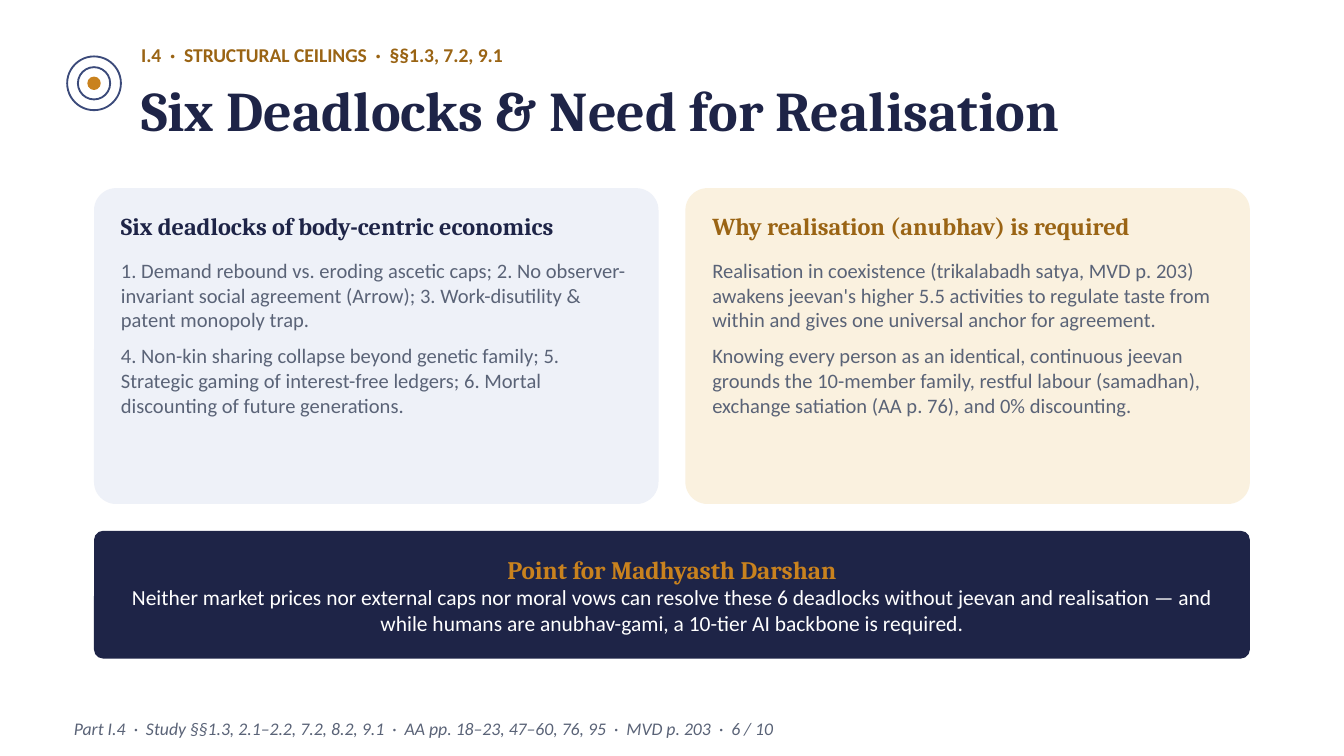
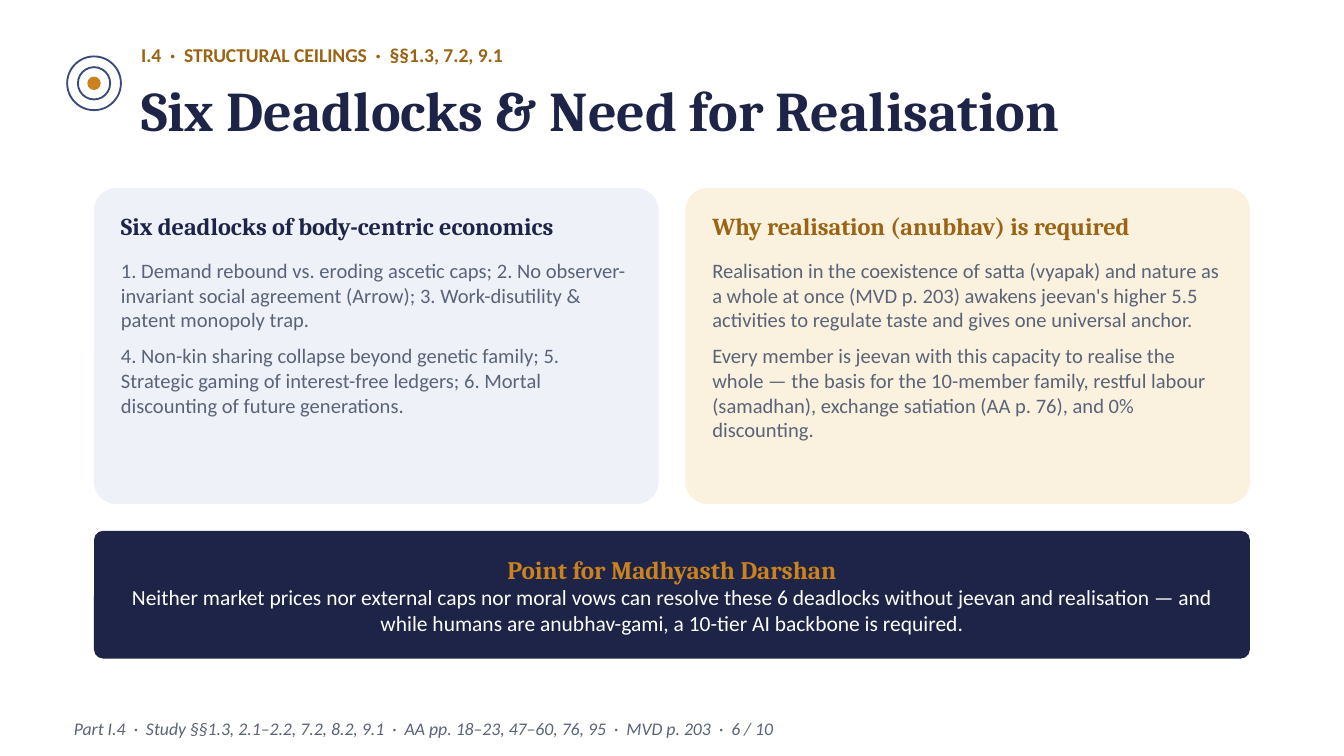
Before and after one commit to raghavamohan/AnalyticMadhyasthDarshan, a slide deck: slide 6 of Studies/Prosperity-Economics-And-Right-Use/Modern-Economic-Concepts-For-Madhyasth-Darshan-Readers.pptx. Drawn at 1344x756 pixels with LibreOffice and Linux fonts; fonts in the diff are those of the drawing. Boxes give left, top, right and bottom in pixels: in the first picture for what was removed or moved away, otherwise in the second. Text is boxed around its words. In the diff, an @@ line names an element or a change of style, - is before the commit and + after.

Commit message:
Clarify jeevan realisation in satta and nature as a whole across study and decks

```diff
--- a/Studies/Prosperity-Economics-And-Right-Use/Modern-Economic-Concepts-For-Madhyasth-Darshan-Readers.pptx
+++ b/Studies/Prosperity-Economics-And-Right-Use/Modern-Economic-Concepts-For-Madhyasth-Darshan-Readers.pptx
@@ text at (712,263,1219,441): text changed @@
-Realisation in coexistence (trikalabadh satya, MVD p. 203) awakens jeevan's higher 5.5 activities to regulate taste from within and gives one universal anchor for agreement.
-Knowing every person as an identical, continuous jeevan grounds the 10-member family, restful labour (samadhan), exchange satiation (AA p. 76), and 0% discounting.
+Realisation in the coexistence of satta (vyapak) and nature as a whole at once (MVD p. 203) awakens jeevan's higher 5.5 activities to regulate taste and gives one universal anchor.
+Every member is jeevan with this capacity to realise the whole — the basis for the 10-member family, restful labour (samadhan), exchange satiation (AA p. 76), and 0% discounting.
```
Also in this commit, not shown: 14 other files.
